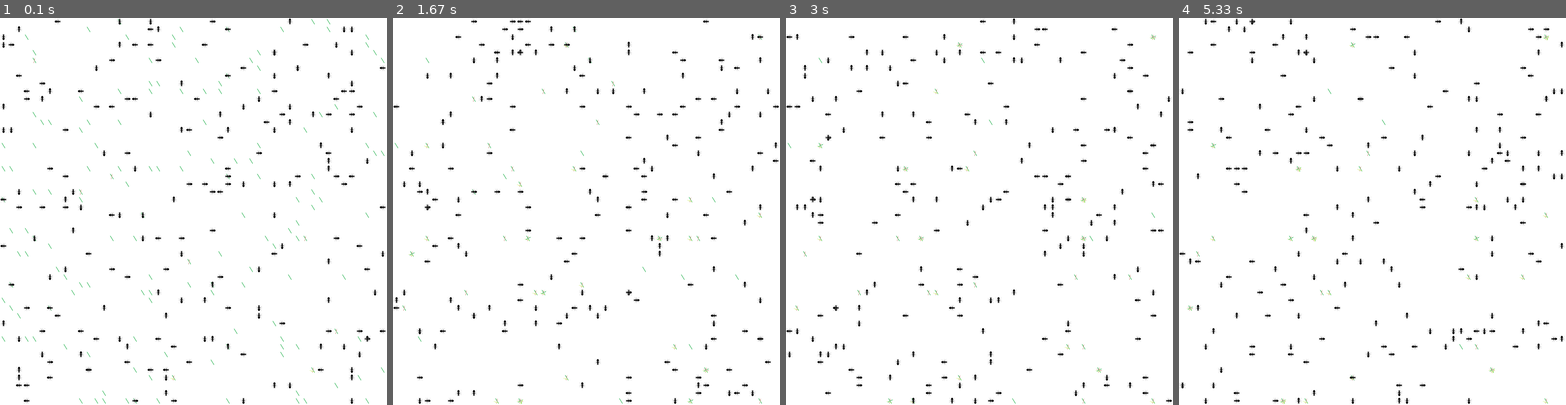
Above: before the commit, frames 1-4 (left to right).
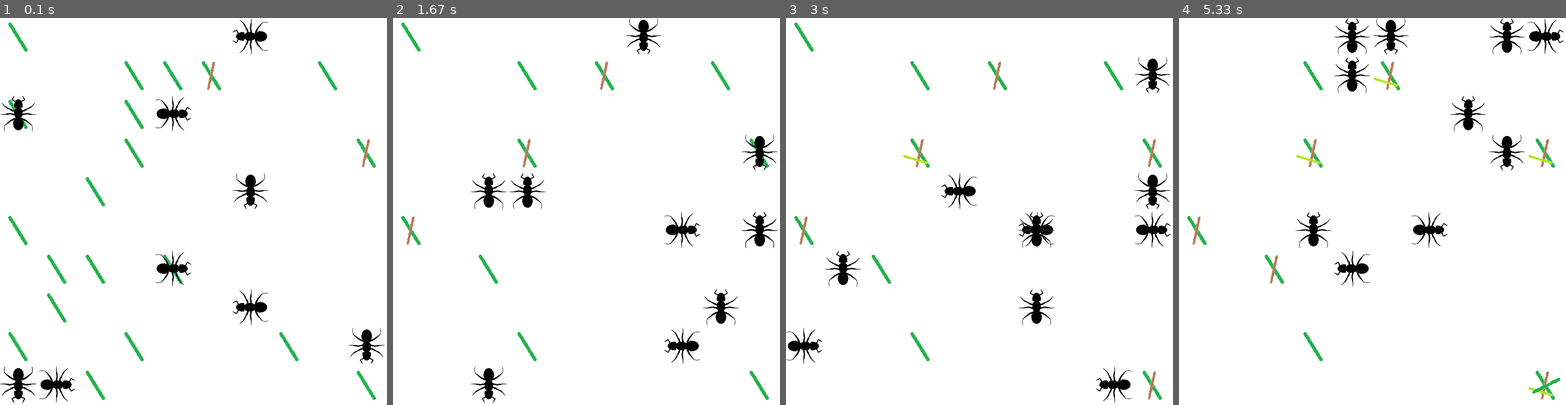
Above: after the commit, the same moments.

Repository: roesel/mravenci
Game: pygame game, started from mravenci_pygame.py
Two runs of this game, one before a commit and one after it. Both use one fixed random seed, a clock stepped at 60 frames per second and the inputs below.
Inputs:
- Up to frame 1 (0.1 s): no input
- Up to frame 2 (1.67 s): no input
- Up to frame 3 (3 s): no input
- Up to frame 4 (5.33 s): no input

The runs differ from the first frame. In frame 1, 6.8% of the frame differs, in the area x 0-100%, y 0-100%; in frame 2, 5.8%; in frame 3, 6.1%; in frame 4, 6.2%.

Commit message:
Param. change

Diff:
--- a/mravenci_pygame.py
+++ b/mravenci_pygame.py
@@ -107,14 +107,14 @@
 pole_mravencu = []  # Jednorozěrné pole
 
 # Rozměry pole
-x_max = 50
-y_max = 50
+x_max = 10
+y_max = 10
 
 # Parametry simulace
-pocet_mravencu = 199
-pocet_tycinek = 200
+pocet_mravencu = 10
+pocet_tycinek = 22
 pocet_obrazku_tycinek = 3
-fps = 60
+fps = 10
 sirka_okna = 600
 vyska_okna = 600
 save = False
